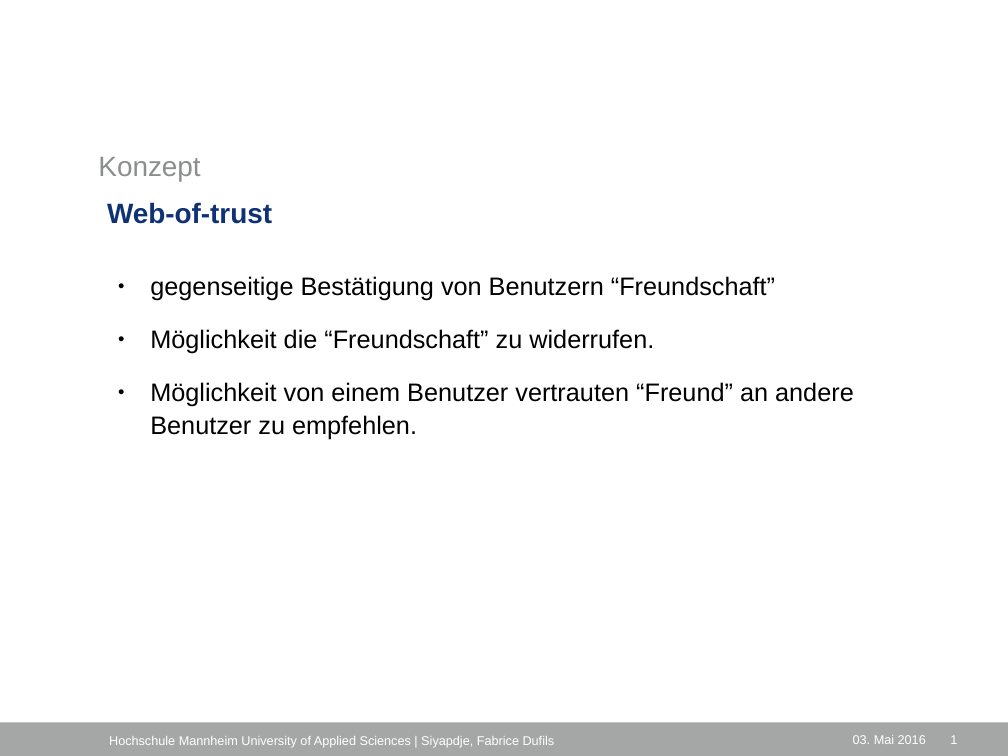
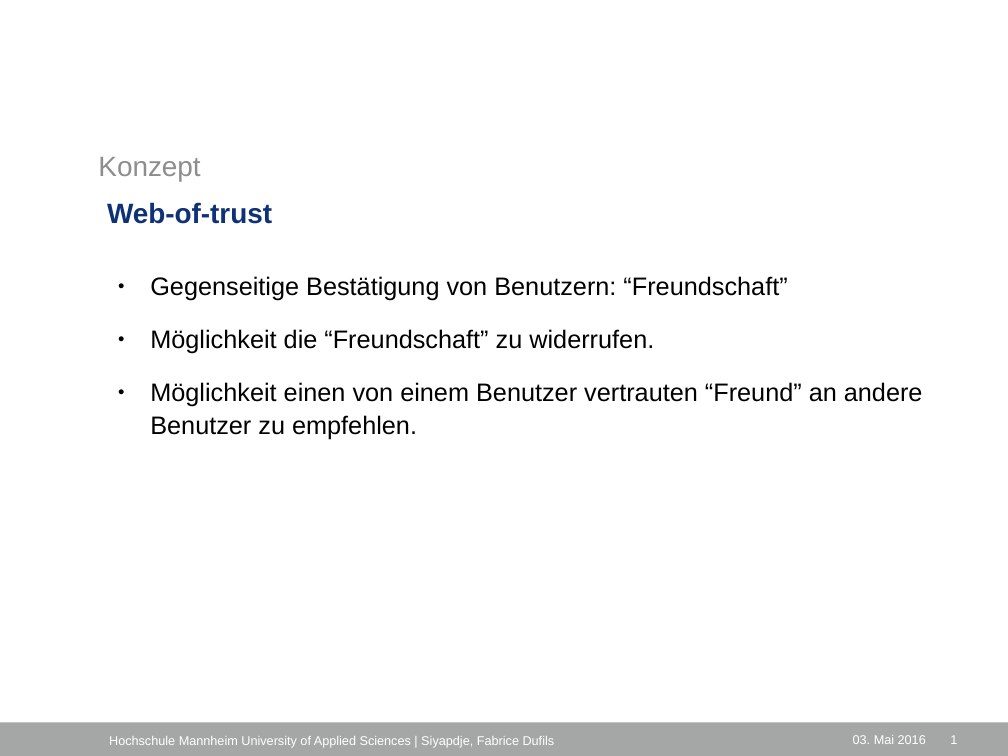
Before and after one commit to fab-du/documentations, a slide deck: slide 13 of vortrag/Untitled 1.odp (slide 14 before the commit). Drawn at 1008x756 pixels with LibreOffice and Linux fonts; fonts in the diff are those of the drawing; background and template pictures are left out. Boxes give left, top, right and bottom in pixels: in the first picture for what was removed or moved away, otherwise in the second. Text is boxed around its words. In the diff, an @@ line names an element or a change of style, - is before the commit and + after.

```diff
--- a/vortrag/Untitled 1.odp
+++ b/vortrag/Untitled 1.odp
@@ text at [150, 276, 787, 300]: text changed @@
-● gegenseitige Bestätigung von Benutzern “Freundschaft”
+● Gegenseitige Bestätigung von Benutzern: “Freundschaft”
@@ text at [150, 382, 923, 440]: text changed @@
-● Möglichkeit von einem Benutzer vertrauten “Freund” an andere Benutzer zu empfehlen.
+● Möglichkeit einen von einem Benutzer vertrauten “Freund” an andere Benutzer zu empfehlen.
```
Also in this commit, not shown: 16 other slides changed, 1 slide removed, 1 other file.
